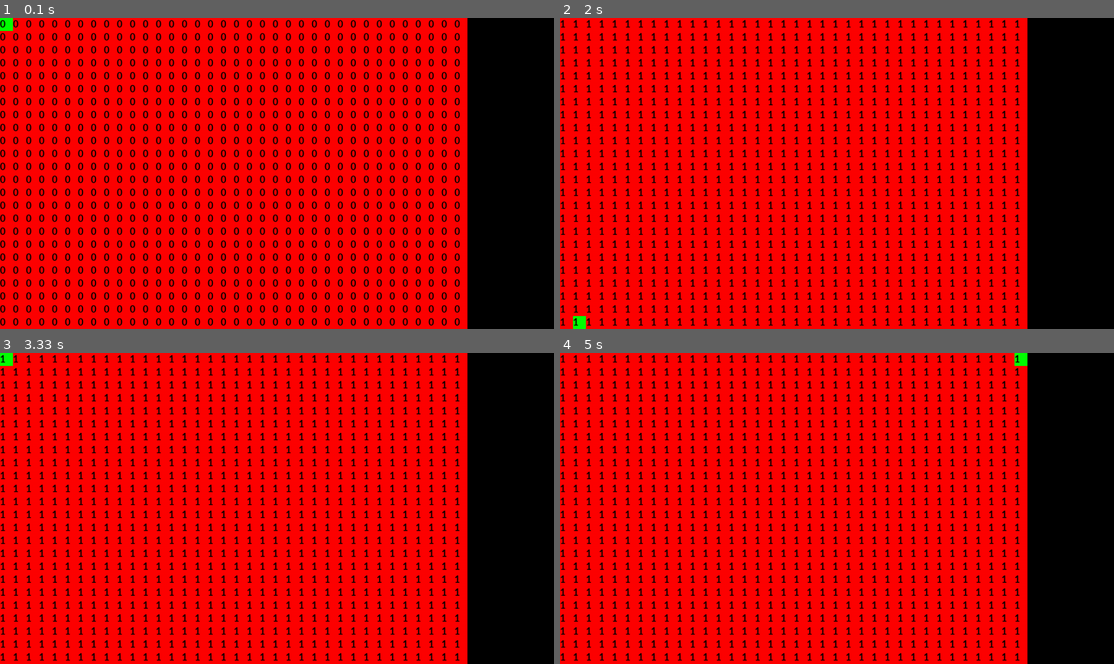
Above: before the commit, frames 1-4 (two rows, left to right).
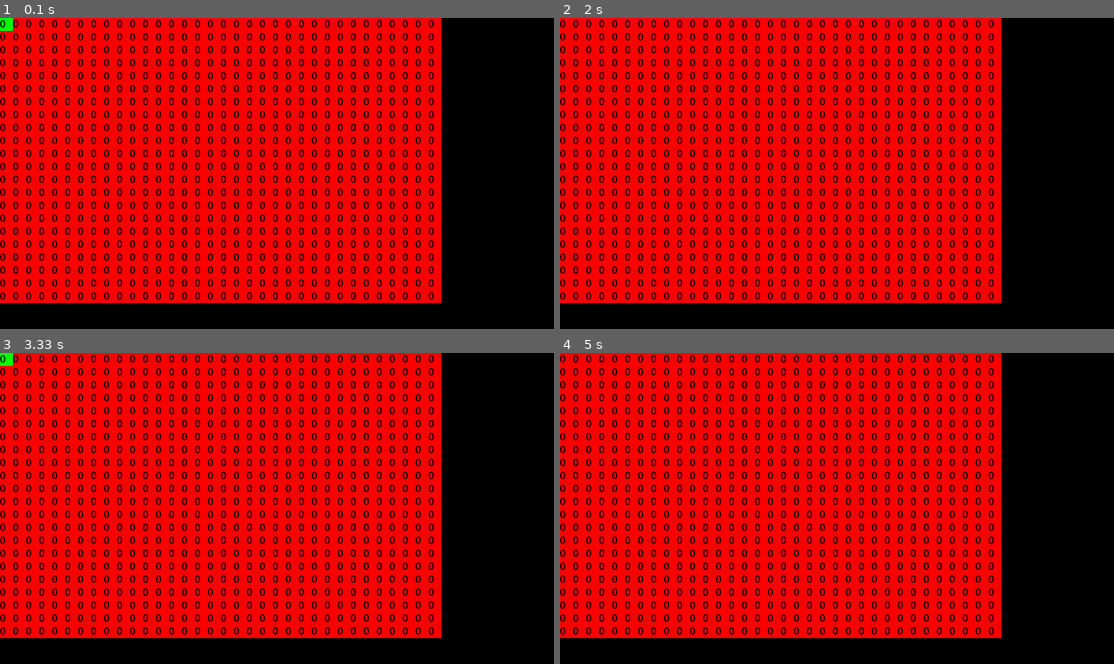
Above: after the commit, the same moments.

Repository: brianfu/TeamCSSS
Game: pygame game, started from Core/Grid.py
Two runs of this game, one before a commit and one after it. Both use one fixed random seed, a clock stepped at 60 frames per second and the inputs below.
Inputs:
- Up to frame 1 (0.1 s): no input
- Up to frame 2 (2 s): hold Right 0.33-0.8 s; hold Up 0.83-1.13 s; tap Space at 1.67 s
- Up to frame 3 (3.33 s): hold Down 2.57-2.87 s; hold Left 2.9-3.3 s
- Up to frame 4 (5 s): hold Up 3.33-3.7 s; hold Down 4.4-4.77 s; hold Left from 4.8 s (still down)

The runs differ from the first frame. In frame 1, 11% of the frame differs, in the area x 0-85%, y 0-100%; in frame 2, 26%; in frame 3, 26%; in frame 4, 26%.

Commit message:
Fixed the level editor thing, could use some clean up

Diff:
--- a/Core/Grid.py
+++ b/Core/Grid.py
@@ -50,12 +50,15 @@
     for n in range (24):
         s_c_list[m].append(0)
 
+print(range(len(s_c_list)))
+print(range(len(s_c_list[1])))
+
 
 #30x30 px, 36 x 24 grid
 #Function for square draw
-def draw_square(position, state_counter, color):
+def draw_square(x, y, state_counter, color):
     #do in mainloop: if position is same as current position, change colors
-    pygame.draw.rect(screen, color, [position[0]*30,position[1]*30, 30, 30], 0) #col by row mat.
+    pygame.draw.rect(screen, color, [x*30,y*30, 30, 30], 0) #col by row mat.
     text = font.render(str(state_counter), True, BLACK)
     return text
     #bilt in mainloop "screen.blit(text, [position[0]*30, position[1]*30])"
@@ -63,7 +66,6 @@
 
 # -------- Main Program Loop -----------
 while not done:
-    print("lul?")
     # --- Main event loop
     for event in pygame.event.get():
         if event.type == pygame.QUIT:
@@ -75,10 +77,8 @@
 
             #if pressed space
             if event.key == pygame.K_SPACE:
-                if state_counter >= 3:
-                    state_counter = 0
-                else:
-                    state_counter += 1
+                s_c_list[current_pos[0]][current_pos[1]] += 1
+                s_c_list[current_pos[0]][current_pos[1]] = s_c_list[current_pos[0]][current_pos[1]] % 4
 
                 #might as well do flag
                 space_pressed = True
@@ -112,29 +112,22 @@
 
 
     # --- Game logic should go here
-    mcount = 0
-    ncount = 0
-    print( s_c_list )
-    for m in s_c_list: #36
-        for n in m: #24
-            print( "we made it!" + str( mcount) + str( ncount) )
+    for m in range(35-1): #36
+        for n in range(23-1): #24
             #Find and draw current position
-            position = [mcount,ncount]
-            if position == current_pos:
-                text = draw_square(position, state_counter, GREEN)
+            xVal = m
+            yVal = n
+            if [xVal, yVal] == current_pos:
+                text = draw_square(xVal, yVal, s_c_list[m][n], GREEN)
                 #add to and check for overflow in state counter ([0,3] only)
                 '''if space_pressed:
                    s_c_list[m][n] = s_c_list[n][m] + 1 '''
             else:
-                text = draw_square(position, state_counter, RED)
+                text = draw_square(xVal, yVal, s_c_list[m][n], RED)
 
             #Bilt in words here
-            screen.blit(text, [position[0]*30,position[1]*30])
-
-            ncount += 1
+            screen.blit(text, [xVal*30,yVal*30])
             #position[1] += 1 #iterator #these don't work
-        ncount = 0
-        mcount += 1
         #position[0] += 1
 
     #Reset space_pressed flag
